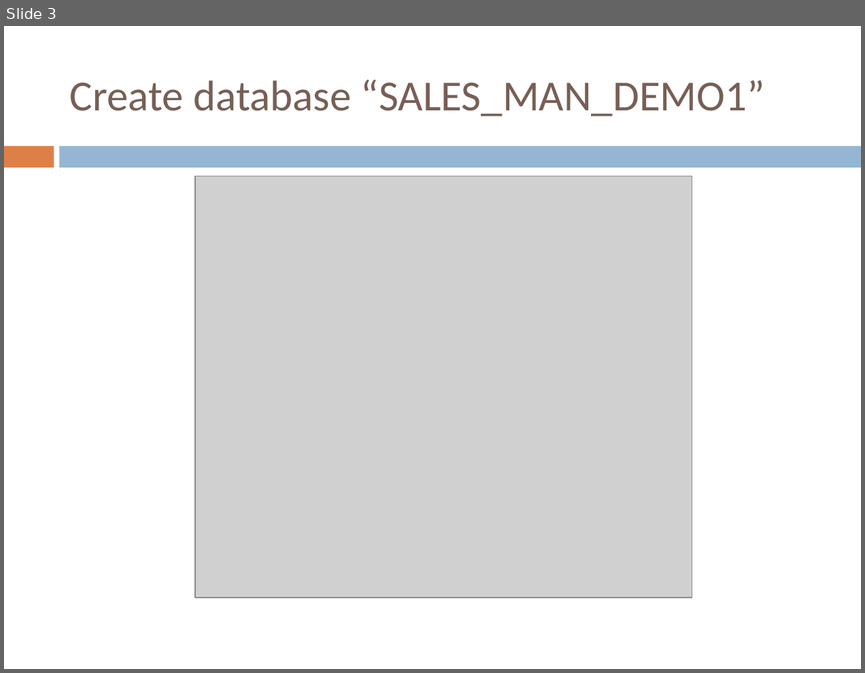
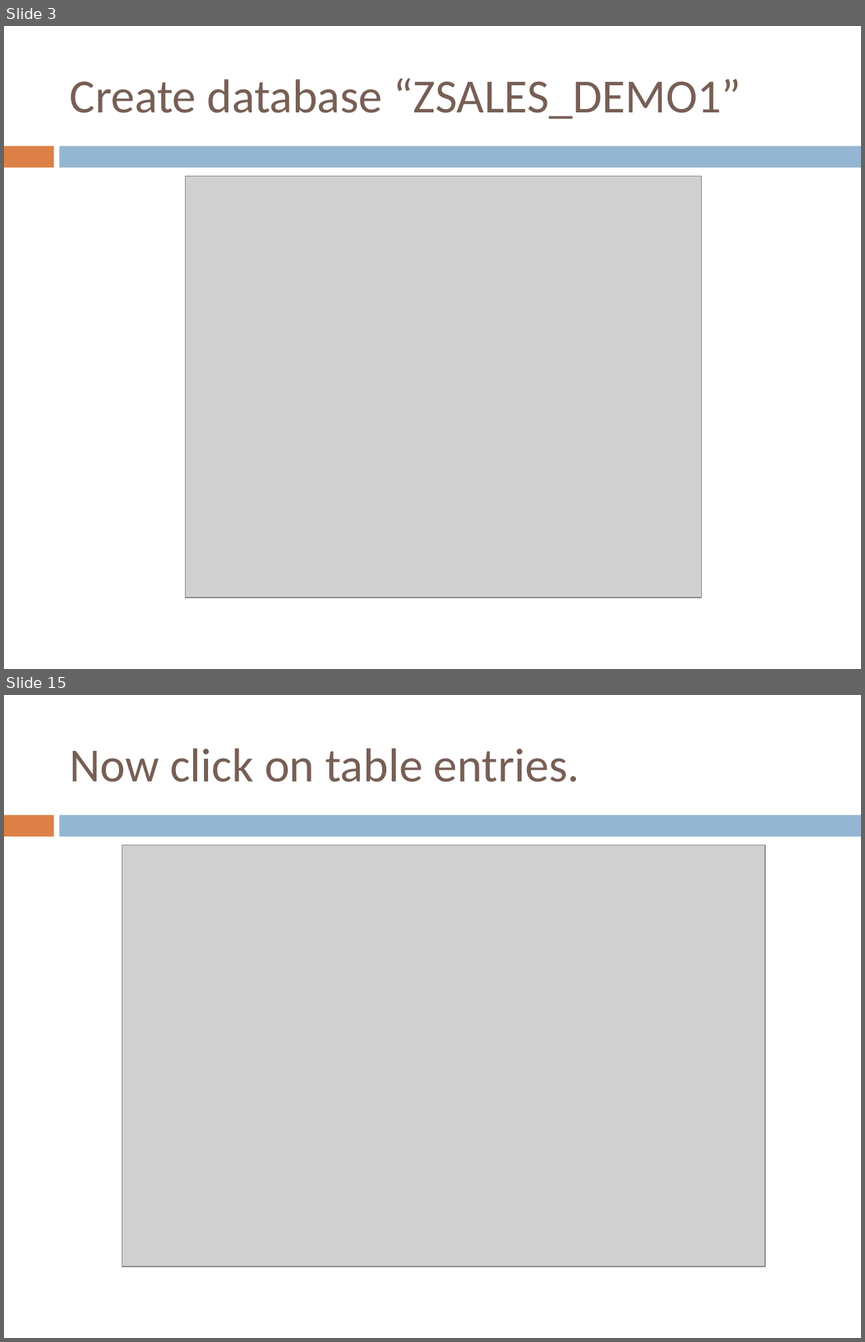
Before and after one commit to mparab01/SAP_HANA, a slide deck: 04. Extract the data through ECC system.pptx. Shown one above the other, each under a label of ours: slide 3 before the commit, slides 3 and 15 after it; the slides between them are not shown. The pictures are 865x673 and 865x1342 pixels, drawn with LibreOffice and Linux fonts; fonts in the diff are those of the drawing; grey boxes stand for pictures. Boxes give left, top, right and bottom in pixels: in the first picture for what was removed or moved away, otherwise in the second. Text is boxed around its words. In the diff, an @@ line names an element or a change of style, - is before the commit and + after.

```diff
--- a/04. Extract the data through ECC system.pptx
+++ b/04. Extract the data through ECC system.pptx
@@ slide 15 added at <box>4,695,861,1338</box>, background #FFFFFF; not listed: 2 template elements that a slide beside it also shows @@
@@ title added at <box>70,748,579,782</box>, 40 pt, text #775F55 @@
+Now click on table entries.
@@ picture added at <box>122,845,766,1266</box> @@
@@ slide 3 changed as well @@
@@ title at <box>70,78,741,119</box>: text changed; size 36 to 40 pt @@
-Create database “SALES_MAN_DEMO1”
+Create database “ZSALES_DEMO1”
@@ picture: place and size @@
-picture at <box>195,176,692,597</box>
+picture at <box>186,176,702,597</box>
```
Also in this commit, not shown: 18 other slides added, 4 other files.
